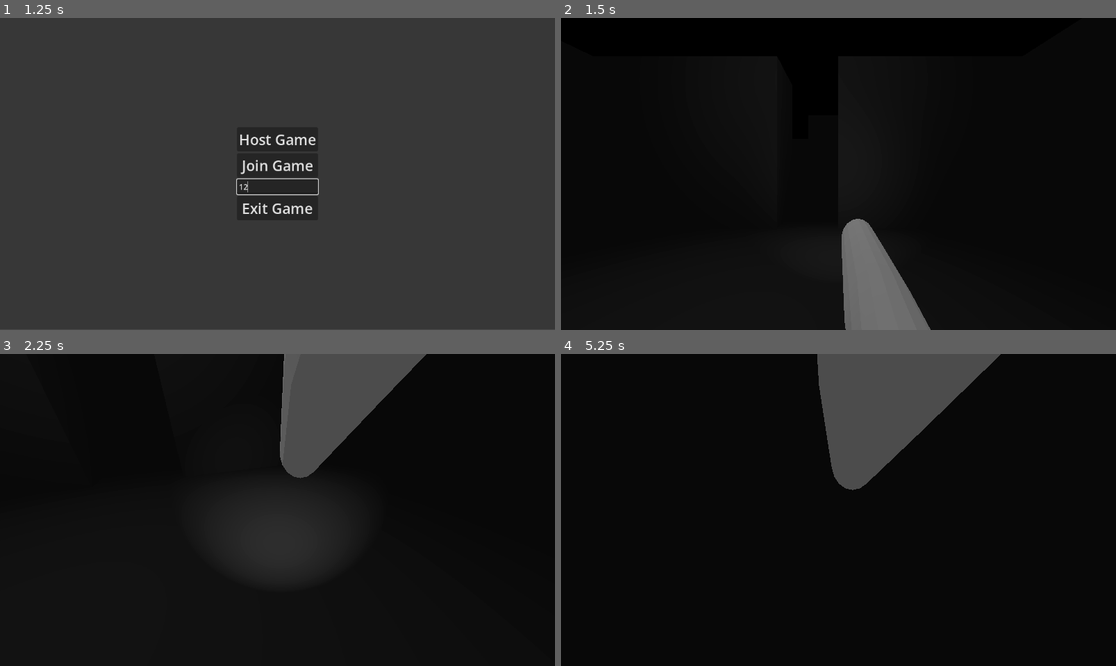
Above: before the commit, frames 1-4 (two rows, left to right).
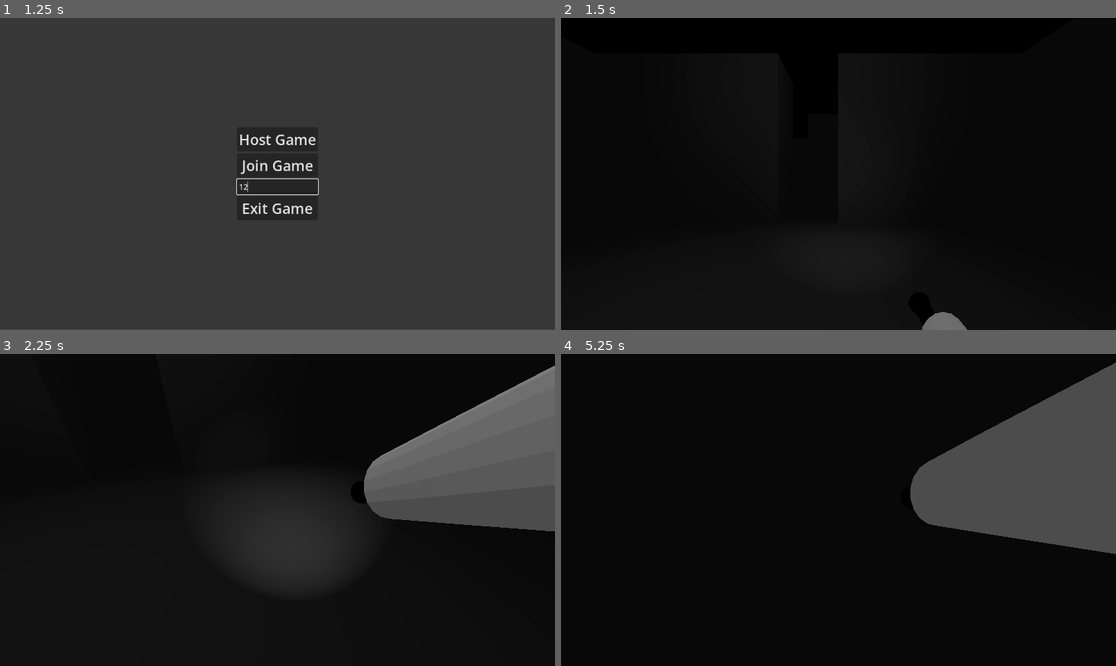
Above: after the commit, the same moments.

Repository: lhoward27/Project-W.A.K.A
Game: Godot game, scene res://Scenes/Main.tscn
Same seed, same stepped clock (60 frames per second), same inputs: the game is played once before the commit and once after it. A sky picture missing from this copy of the repository is replaced by a grey-blue gradient.
Inputs (mouse positions are in pixels of both pictures, inside the frame that each line leads up to):
- Up to frame 1 (1.25 s): click (277, 186) at 0.52 s; type "12" at 0.6 s
- Up to frame 2 (1.5 s): click "Host Game" at 1.25 s
- Up to frame 3 (2.25 s): tap Enter (ui_accept) at 2 s; move the mouse to (305, 510) at 2.02 s; hold W (Forward) from 2.03 s (still down); hold Ctrl (Crouch) from 2.03 s (still down)
- Up to frame 4 (5.25 s): keep holding W (Forward); tap Enter (ui_accept) at 2.27, 3.02, 4.52 s; move the mouse to (810, 510) at 2.77 s; release Ctrl (Crouch) at 2.78 s; tap F (Flashlight) at 2.85 s; move the mouse to (849, 503) at 3.52 s; hold Shift (Sprint) 3.53-4.28 s; move the mouse to (832, 516) at 4.27 s; tap Alt (free_look) at 4.35 s; move the mouse to (877, 513) at 5.02 s; hold Ctrl (Crouch) from 5.03 s (still down)

Frame 1 is identical in both runs. In frame 2, 3.9% of the frame differs, in the area x 50-74%, y 64-100%; in frame 3, 18%; in frame 4, 23%, in the area x 46-100%, y 0-65%.

Commit message:
Right arm aiming changes
Changed how the right arm interacts with the IK additions. Changed the shoulder node so it looks a little more natural. Bending still doesn't look right, but i think its a limitation of model/skeleton being used.

Diff:
--- a/Scenes/multiplayer_player.tscn
+++ b/Scenes/multiplayer_player.tscn
@@ -346,7 +346,6 @@
 [node name="MultiplayerPlayer" type="CharacterBody3D" unique_id=109561205]
 process_priority = 1
 script = ExtResource("1_tq1mk")
-arm_reach_distance = 0.5
 
 [node name="PlayerSynchronizer" type="MultiplayerSynchronizer" parent="." unique_id=1187062537]
 replication_config = SubResource("SceneReplicationConfig_5obxw")
@@ -365,7 +364,7 @@
 target_position = Vector3(0, 2, 0)
 
 [node name="Neck" type="Node3D" parent="." unique_id=1991559191]
-transform = Transform3D(1, 0, 0, 0, 1, 0, 0, 0, 1, 0, 0.6597357, -0.14544138)
+transform = Transform3D(1, 0, 0, 0, 1, 0, 0, 0, 1, 0, 0.50651383, -0.079806775)
 
 [node name="Head" type="Node3D" parent="Neck" unique_id=50785907]
 
@@ -381,7 +380,6 @@
 [node name="Armature" type="Node3D" parent="Littleguy" unique_id=1065052898]
 
 [node name="Skeleton3D" type="Skeleton3D" parent="Littleguy/Armature" unique_id=433920680]
-transform = Transform3D(1, 0, 0, 0, 1, 0, 0, 0, 1, 0, 0.3433857, 0)
 bones/0/name = "spine"
 bones/0/parent = -1
 bones/0/rest = Transform3D(1, 6.217249e-15, 2.384186e-07, -2.8351653e-08, 0.99290437, 0.11891541, -2.3672688e-07, -0.11891541, 0.99290437, -0.0032256898, 1.846342, -0.0757549)
@@ -510,9 +508,8 @@
 mesh = SubResource("ArrayMesh_fux7b")
 
 [node name="RightArm_IK" type="SkeletonIK3D" parent="Littleguy/Armature/Skeleton3D" unique_id=1431702271]
-root_bone = &"shoulder.L"
+root_bone = &"shoulder.L.001"
 tip_bone = &"shoulder.L.002"
-use_magnet = true
 target_node = NodePath("../../../../IK_Target/AimOffset")
 
 [node name="RightHandAttachment" type="BoneAttachment3D" parent="Littleguy/Armature/Skeleton3D" unique_id=891611549]
@@ -544,7 +541,6 @@
 
 [node name="AnimationPlayer" type="AnimationPlayer" parent="Littleguy" unique_id=415624093]
 libraries/ = SubResource("AnimationLibrary_c8b38")
-speed_scale = 3.375
 
 [node name="IK_Target" type="Node3D" parent="." unique_id=1271152205]
 
--- a/Script/multiplayer_controller.gd
+++ b/Script/multiplayer_controller.gd
@@ -67,7 +67,7 @@
 var is_rising = false
 
 # Arm aiming vars
-@export var arm_reach_distance: float = .25
+@export var arm_reach_distance: float = .4
 var is_ik_initialized = false
 var shoulder_bone_id
 
@@ -99,7 +99,7 @@
 
 	# Initialize IK for arm aiming
 	right_arm_ik.start()
-	shoulder_bone_id = skeleton.find_bone("shoulder.L")
+	shoulder_bone_id = skeleton.find_bone("shoulder.L.001")
 	if shoulder_bone_id != -1:
 		is_ik_initialized = true
 	else:
@@ -242,9 +242,9 @@
 
 	# Handle animation
 	if walking && input_dir != Vector2.ZERO:
-		$Littleguy/AnimationPlayer.play("Walk",-1,2)
+		$Littleguy/AnimationPlayer.play("Walk",-1, 2)
 	if sprinting && input_dir != Vector2.ZERO:
-		$Littleguy/AnimationPlayer.play("Walk",-1,3.25)
+		$Littleguy/AnimationPlayer.play("Walk",-1, 3.4)
 
 	move_and_slide()
 
